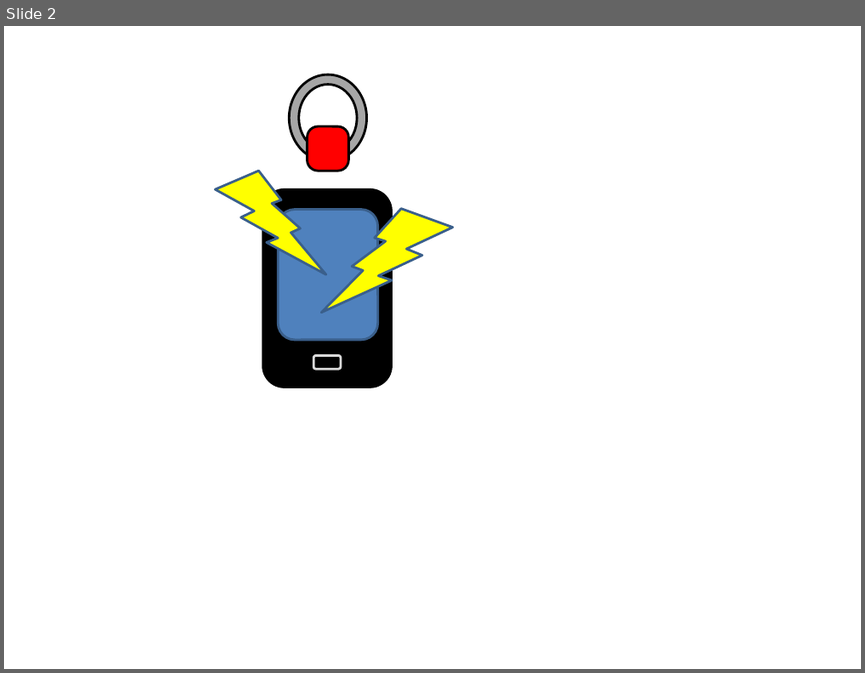
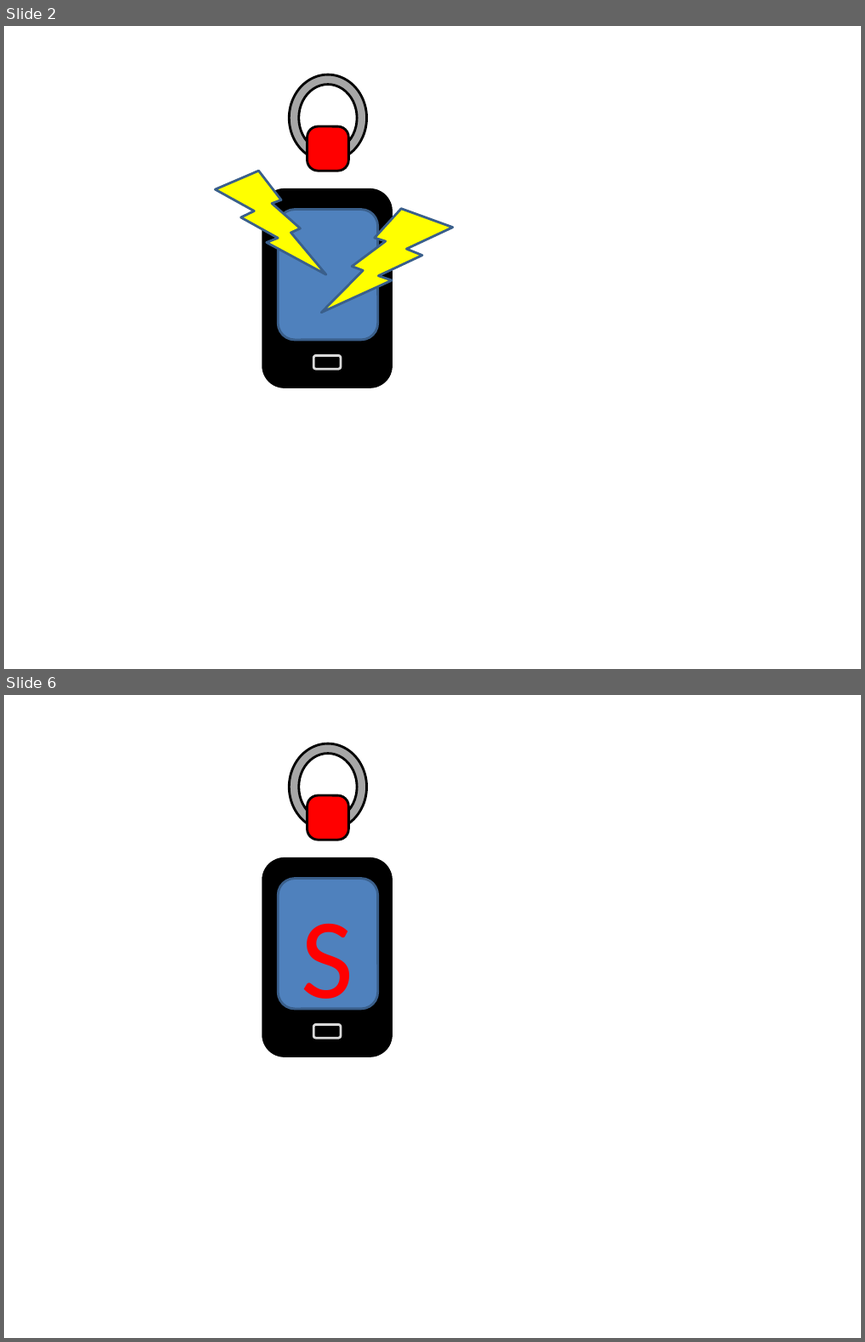
Before and after one commit to hhosaka/MannerTimer, a slide deck: image/icon.pptx. Shown one above the other, each under a label of ours: slide 2 before the commit, slides 2 and 6 after it; the slides between them are not shown. The pictures are 865x673 and 865x1342 pixels, drawn with LibreOffice and Linux fonts; fonts in the diff are those of the drawing. Boxes give left, top, right and bottom in pixels: in the first picture for what was removed or moved away, otherwise in the second. Text is boxed around its words. In the diff, an @@ line names an element or a change of style, - is before the commit and + after.

```diff
--- a/image/icon.pptx
+++ b/image/icon.pptx
@@ slide 6 added at bbox=[4, 695, 861, 1338], background #FFFFFF @@
@@ donut added at bbox=[290, 743, 367, 830], fill #A6A6A6, outline #000000 2 pt @@
@@ rounded rectangle added at bbox=[307, 795, 348, 839], fill #FF0000, outline #000000 2 pt @@
@@ rounded rectangle added at bbox=[262, 859, 392, 1055], fill #000000, outline #000000 2 pt @@
@@ rounded rectangle added at bbox=[279, 879, 378, 1009], fill #4F81BD, outline #3A5F8C 2 pt @@
@@ text added at bbox=[302, 924, 354, 1025], 96 pt, text #FF0000 @@
+S
@@ rounded rectangle added at bbox=[313, 1024, 340, 1038], fill #000000, outline #D9D9D9 2 pt @@
```
Also in this commit, not shown: 3 other slides added, 6 other files.
